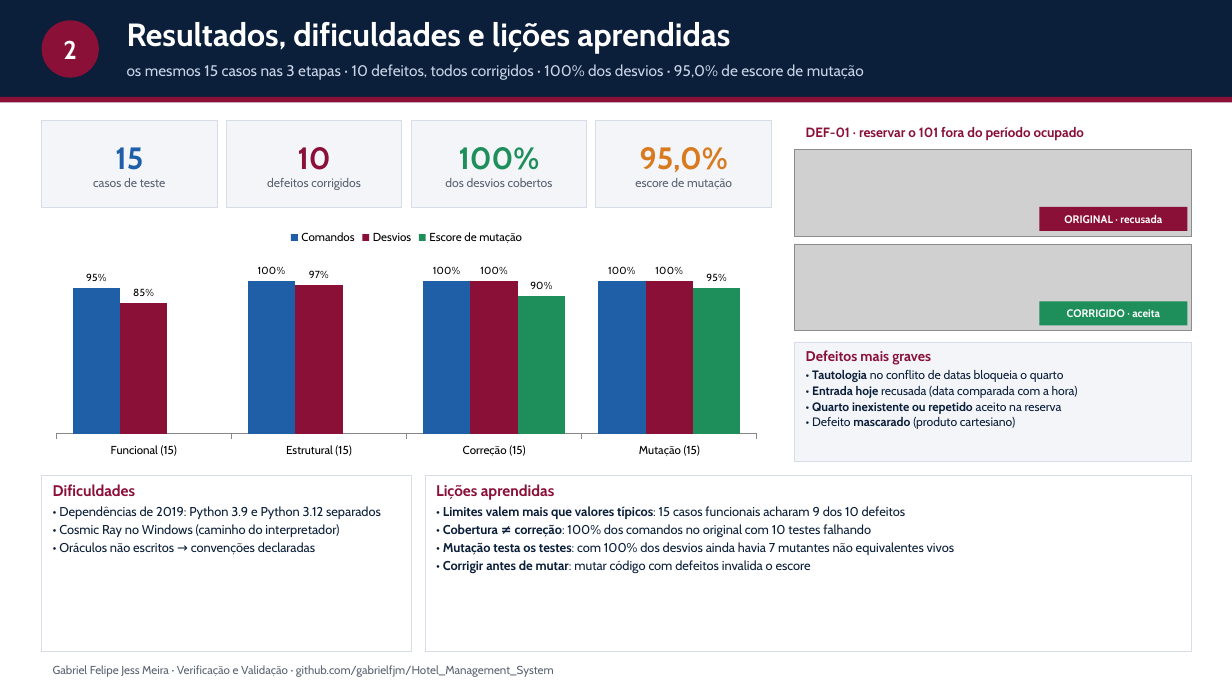
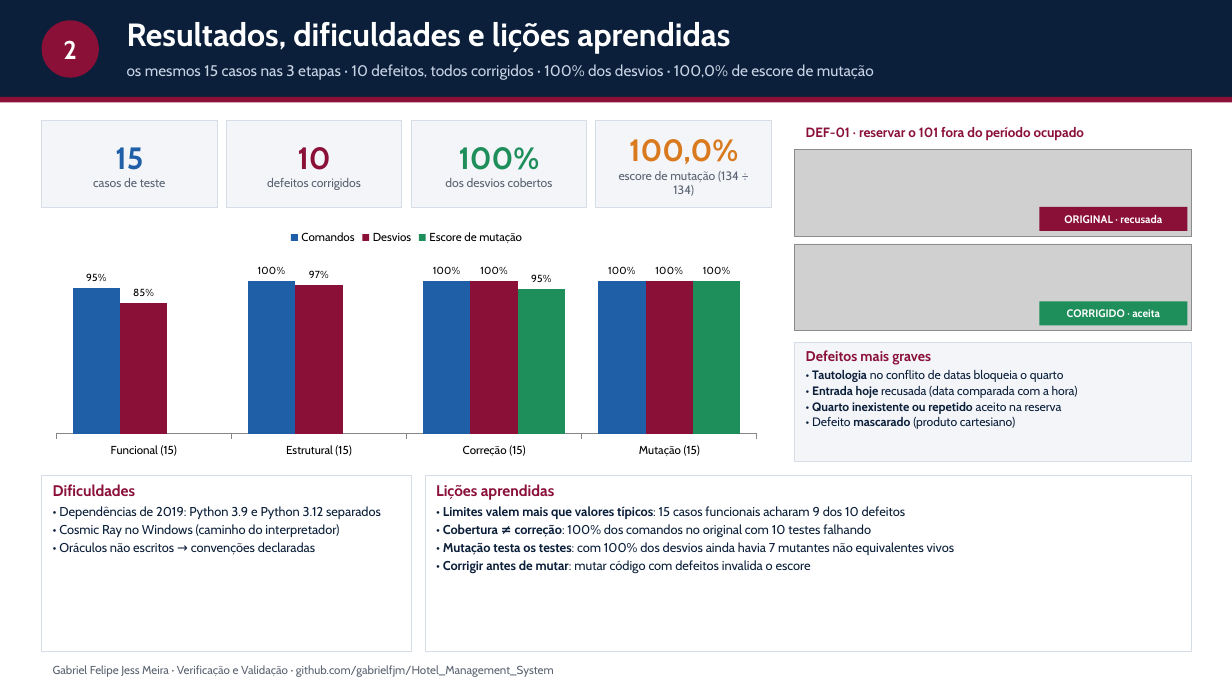
Before and after one commit to gabrielfjm/Hotel_Management_System, a slide deck: slide 2 of docs/apresentacao-2-slides.pptx. Drawn at 1232x693 pixels with LibreOffice and Linux fonts; fonts in the diff are those of the drawing; grey boxes stand for pictures. Boxes give left, top, right and bottom in pixels: in the first picture for what was removed or moved away, otherwise in the second. Text is boxed around its words. In the diff, an @@ line names an element or a change of style, - is before the commit and + after.

Commit message:
Escore de mutação pela fórmula da disciplina: mortos ÷ (gerados − equivalentes)
Relatório, slides e README das evidências passam a usar 127 ÷ 134 = 94,8% na
rodada inicial e 134 ÷ 134 = 100,0% na final, com o escore bruto (90,1% e
95,0%) entre parênteses.

```diff
--- a/docs/apresentacao-2-slides.pptx
+++ b/docs/apresentacao-2-slides.pptx
@@ text at [127,64,874,80]: text changed @@
-os mesmos 15 casos nas 3 etapas · 10 defeitos, todos corrigidos · 100% dos desvios · 95,0% de escore de mutação
+os mesmos 15 casos nas 3 etapas · 10 defeitos, todos corrigidos · 100% dos desvios · 100,0% de escore de mutação
@@ text in rectangle at [619,139,739,196]: text changed @@
-95,0%
-escore de mutação
+100,0%
+escore de mutação (134 ÷ 134)
@@ column chart at [42,220,772,462] @@
@@ Escore de mutação, Correção (15): 0.9 to 0.95 @@
@@ Escore de mutação, Mutação (15): 0.95 to 1 @@
```
Also in this commit, not shown: 1 other slide changed, 8 other files.
